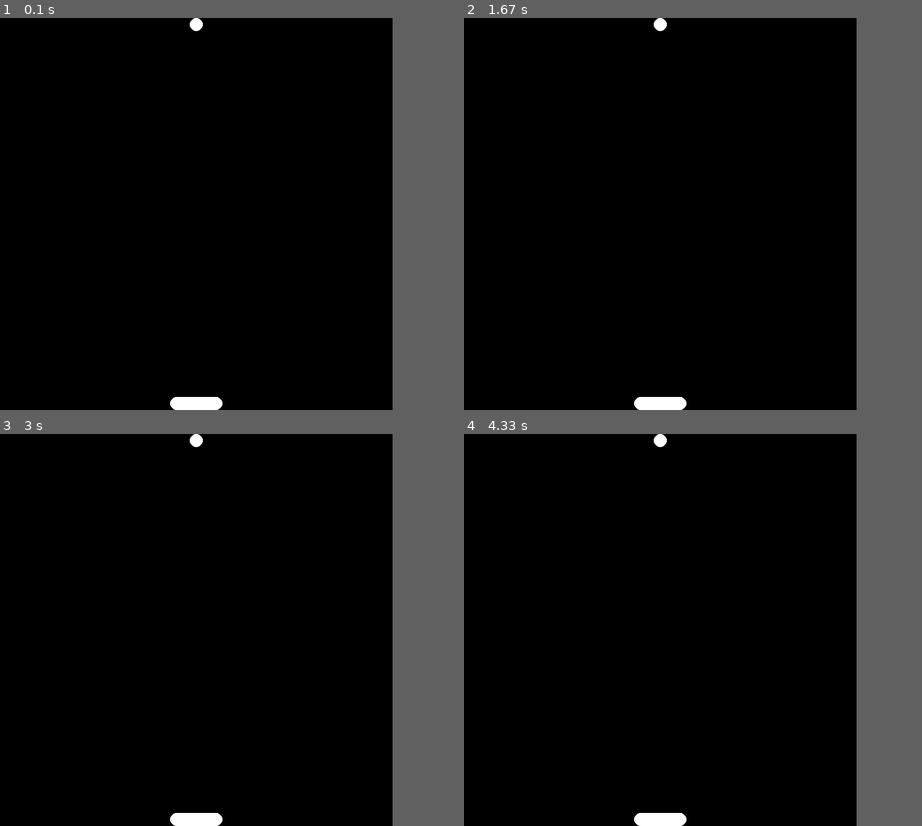
Above: before the commit, frames 1-4 (two rows, left to right).
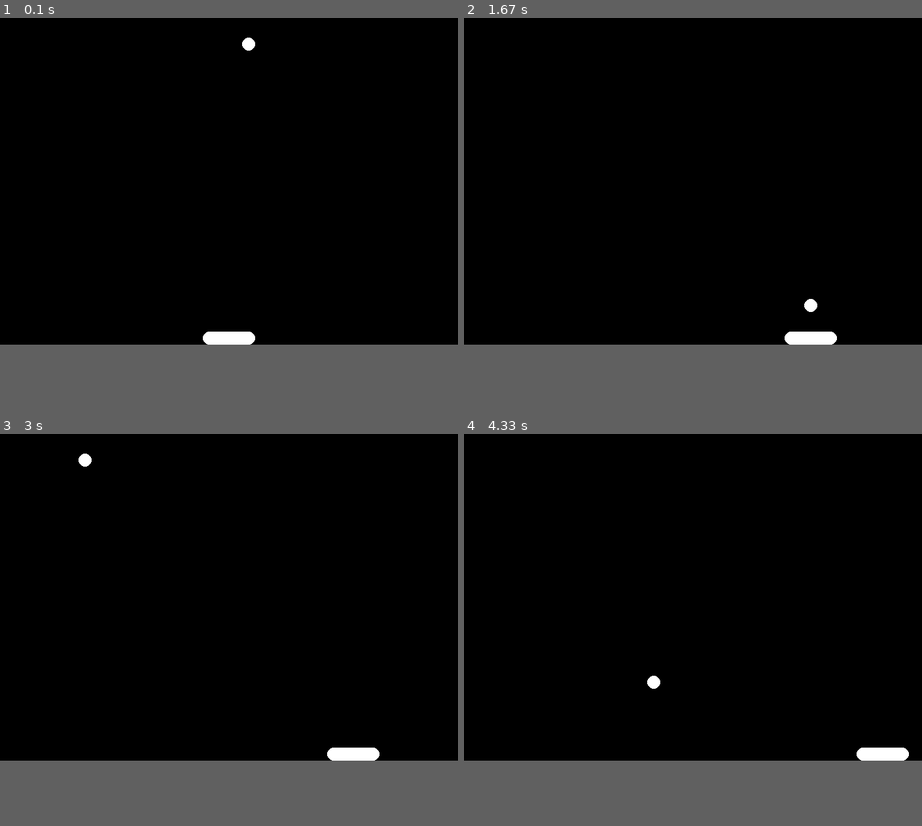
Above: after the commit, the same moments.

Repository: rightctrlkey/pygame-learning
Game: pygame game, started from pong2.py
Same seed, same stepped clock (60 frames per second), same inputs: the game is played once before the commit and once after it.
Inputs:
- Up to frame 1 (0.1 s): no input
- Up to frame 2 (1.67 s): hold Right 0.33-0.8 s; hold Right 0.83-1.3 s; hold Left from 1.33 s (still down)
- Up to frame 3 (3 s): release Left at 1.87 s; hold Left 1.9-2.3 s; hold Right 2.33-2.97 s
- Up to frame 4 (4.33 s): hold Left 3-3.47 s; hold Right 3.5-3.97 s; hold Right from 4 s (still down)
In our replay, the window is 600x600 before the commit and 700x500 after it. These sizes can differ from the game's own. Grey fills any space a smaller window leaves; there, only what the larger window draws over its background counts as a difference.

The runs differ from the first frame. In frame 1, 0.9% of the frame differs, in the area x 37-56%, y 0-100%; in frame 2, 0.9%; in frame 3, 0.9%; in frame 4, 0.9%.

Commit message:
pong2-completed logic

Diff:
--- a/pong2.py
+++ b/pong2.py
@@ -1,17 +1,50 @@
-import pygame, sys
+import pygame, sys, time
 
 pygame.init()
 
-screen_width = 600
-screen_height = 600
+def ball_reset():
+    global ball_speed_x, ball_speed_y
+    ball.midtop = (screen_width/2, 0)
+    ball_speed_x = 5
+    ball_speed_y = 5
+
+
+def ball_animate():
+    global ball_speed_x, ball_speed_y
+    ball.x += ball_speed_x
+    ball.y += ball_speed_y
+
+    if ball.top <= 0:
+        ball_speed_y *= -1
+    if ball.left <= 0 or ball.right >= screen_width:
+        ball_speed_x *= -1
+    if ball.bottom >= screen_height:
+        time.sleep(0.5)
+        ball_reset()
+
+
+def player_animate():
+    global player_speed
+    player.x += player_speed
+
+    if player.right >= screen_width:
+        player.right = screen_width
+    if player.left <= 0:
+        player.left = 0
+
+screen_width = 700
+screen_height = 500
 window = pygame.display.set_mode((screen_width, screen_height))
 clock = pygame.time.Clock()
 
 ball = pygame.Rect(0,0,20,20)
 ball.midtop = (screen_width/2, 0)
+ball_speed_x = 5
+ball_speed_y = 5
 
 player = pygame.Rect(0,0,80,20)
 player.midbottom = (screen_width/2, screen_height)
+player_speed = 0
 
 while True:
     # event handeling
@@ -19,15 +52,28 @@
         if event.type == pygame.QUIT:
             pygame.quit()
             sys.exit()
+        keys = pygame.key.get_pressed()
+        player_speed = 0
+        if keys[pygame.K_LEFT]:
+            player_speed = -5
+        if keys[pygame.K_RIGHT]:
+            player_speed = 5
+
+    if ball.colliderect(player):
+            ball_speed_y *= -1
+
 
 
     # poaition updating
+    ball_animate()
+    player_animate()
+
 
     # drawing
+    window.fill('black')
     pygame.draw.rect(window, (255,255,255), player, border_radius=10)
     pygame.draw.ellipse(window, (255,255,255), ball)
 
 
-
     pygame.display.update()
     clock.tick(60)
Binary file added: heart.png
Binary file added: pixel-heart-pixel-art-illustration-8-bit-heart-icon-red-heart-pixel-graphic-video-game-heart-icon-vector.jpg
